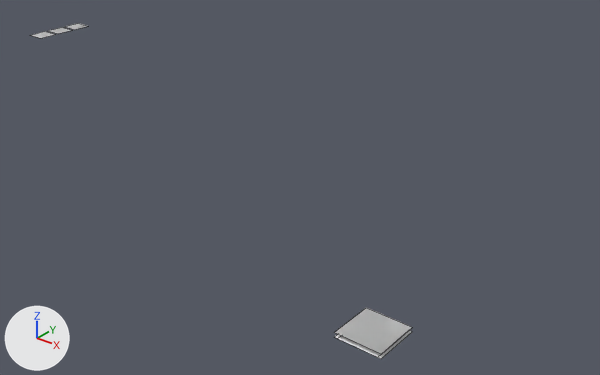
The Blender file data/ScnHud.blend: old version first, new version second.
One viewpoint serves both versions: a camera (50 mm lens) standing at (18.1, -14.9, 8.8) and looking at (4.8, 1.8, -1.6). The lights are fixed; the arrows at lower left show +X, +Y and +Z. Mesh edges are drawn as thin lines.

In view in the first picture: 'GuiButton', 'GuiText', 'GuiText.001', 'GuiText.002'.
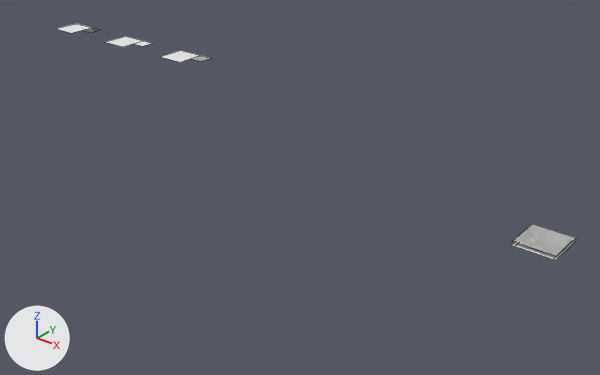
Boxes (x1, y1, x2, y2) around the edits, measured in the pictures (600 x 375 px):
'GuiButton', moved
    before: (335, 308, 412, 359)
    after: (512, 224, 576, 260)
'PortraitEnemy', added
    after: (161, 50, 201, 62)
'PortraitHostage', added
    after: (106, 36, 142, 47)
'PortraitAlly', added
    after: (56, 24, 92, 33)
'GuiText.002', deleted
    before: (31, 32, 56, 38)
'GuiText.001', deleted
    before: (49, 27, 71, 34)
'GuiText', deleted
    before: (65, 23, 87, 30)
'LblEnemiesKilled', added
    after: (192, 56, 211, 62)
'LblHostagesSaved', added
    after: (134, 41, 152, 46)
'LblAlliesAlive', added
    after: (82, 28, 100, 33)

The change, as a list of edits to the scene's bpy script:
```text
Add mat_iconportraits:
    mat_iconportraits = diffuse_material('IconPortraits')
    mat_iconportraits.base_color = (0.8, 0.8, 0.8)  # white #e7e7e7
Add me_portraitally:
    me_portraitally.from_pydata([(-0.516, -0.516, 0.0), (0.516, -0.516, 0.0), (-0.516, 0.516, 0.0), (0.516, 0.516, 0.0)], [], [(0, 1, 3, 2)])
    me_portraitally.materials.append(mat_iconportraits)  # its picture is missing
Add me_portraithostage:
    me_portraithostage.from_pydata([(-0.516, -0.516, 0.0), (0.516, -0.516, 0.0), (-0.516, 0.516, 0.0), (0.516, 0.516, 0.0)], [], [(0, 1, 3, 2)])
    me_portraithostage.materials.append(mat_iconportraits)  # its picture is missing
Add me_portraitenemy:
    me_portraitenemy.from_pydata([(-0.516, -0.516, 0.0), (0.516, -0.516, 0.0), (-0.516, 0.516, 0.0), (0.516, 0.516, 0.0)], [], [(0, 1, 3, 2)])
    me_portraitenemy.materials.append(mat_iconportraits)  # its picture is missing
Remove ob_guitext_002:
    ob_guitext_002 = bpy.data.objects.new('GuiText.002', None)
    ob_guitext_002.location = (-9.79, 3.96, 0.0)
    ob_guitext_002.scale = (0.7, 0.7, 0.7)
    ob_guitext_002.show_instancer_for_render = False
    ob_guitext_002.instance_type = 'COLLECTION'
    ob_guitext_002.instance_collection = col_guitext
Remove ob_guitext_001:
    ob_guitext_001 = bpy.data.objects.new('GuiText.001', None)
    ob_guitext_001.location = (-9.79, 4.76, 0.0)
    ob_guitext_001.scale = (0.7, 0.7, 0.7)
    ob_guitext_001.show_instancer_for_render = False
    ob_guitext_001.instance_type = 'COLLECTION'
    ob_guitext_001.instance_collection = col_guitext
Remove ob_guitext:
    ob_guitext = bpy.data.objects.new('GuiText', None)
    ob_guitext.location = (-9.79, 5.56, 0.0)
    ob_guitext.scale = (0.7, 0.7, 0.7)
    ob_guitext.show_instancer_for_render = False
    ob_guitext.instance_type = 'COLLECTION'
    ob_guitext.instance_collection = col_guitext
Change ob_guibutton:
    ob_guibutton.location: (11.0, -4.0, 0.0) -> (12.0, 1.0, 0.0)
Add ob_lblalliesalive:
    ob_lblalliesalive = bpy.data.objects.new('LblAlliesAlive', None)
    ob_lblalliesalive.location = (-8.78, 5.48, 0.0)
    ob_lblalliesalive.scale = (0.53, 0.53, 0.53)
    ob_lblalliesalive.show_instancer_for_render = False
    ob_lblalliesalive.instance_type = 'COLLECTION'
    ob_lblalliesalive.instance_collection = col_guitext
Add ob_lblhostagessaved:
    ob_lblhostagessaved = bpy.data.objects.new('LblHostagesSaved', None)
    ob_lblhostagessaved.location = (-5.76, 5.48, 0.0)
    ob_lblhostagessaved.scale = (0.53, 0.53, 0.53)
    ob_lblhostagessaved.show_instancer_for_render = False
    ob_lblhostagessaved.instance_type = 'COLLECTION'
    ob_lblhostagessaved.instance_collection = col_guitext
Add ob_lblenemieskilled:
    ob_lblenemieskilled = bpy.data.objects.new('LblEnemiesKilled', None)
    ob_lblenemieskilled.location = (-2.72, 5.48, 0.0)
    ob_lblenemieskilled.scale = (0.53, 0.53, 0.53)
    ob_lblenemieskilled.show_instancer_for_render = False
    ob_lblenemieskilled.instance_type = 'COLLECTION'
    ob_lblenemieskilled.instance_collection = col_guitext
Add ob_portraitally:
    ob_portraitally = bpy.data.objects.new('PortraitAlly', me_portraitally)
    ob_portraitally.location = (-9.29, 4.97, 0.0)
    ob_portraitally.scale = (1.01, 1.01, 1.01)
Add ob_portraithostage:
    ob_portraithostage = bpy.data.objects.new('PortraitHostage', me_portraithostage)
    ob_portraithostage.location = (-6.26, 4.97, 0.0)
    ob_portraithostage.scale = (1.01, 1.01, 1.01)
Add ob_portraitenemy:
    ob_portraitenemy = bpy.data.objects.new('PortraitEnemy', me_portraitenemy)
    ob_portraitenemy.location = (-3.23, 4.97, 0.0)
    ob_portraitenemy.scale = (1.01, 1.01, 1.01)
```
